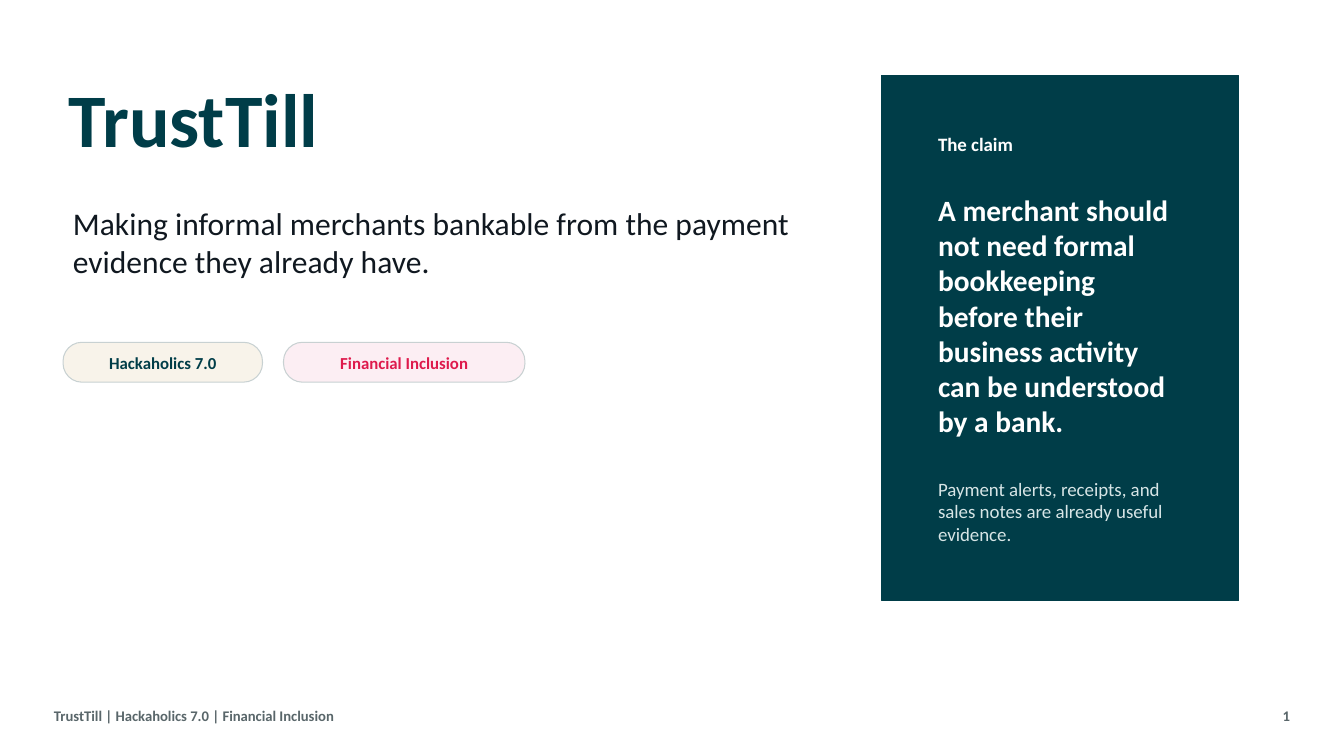
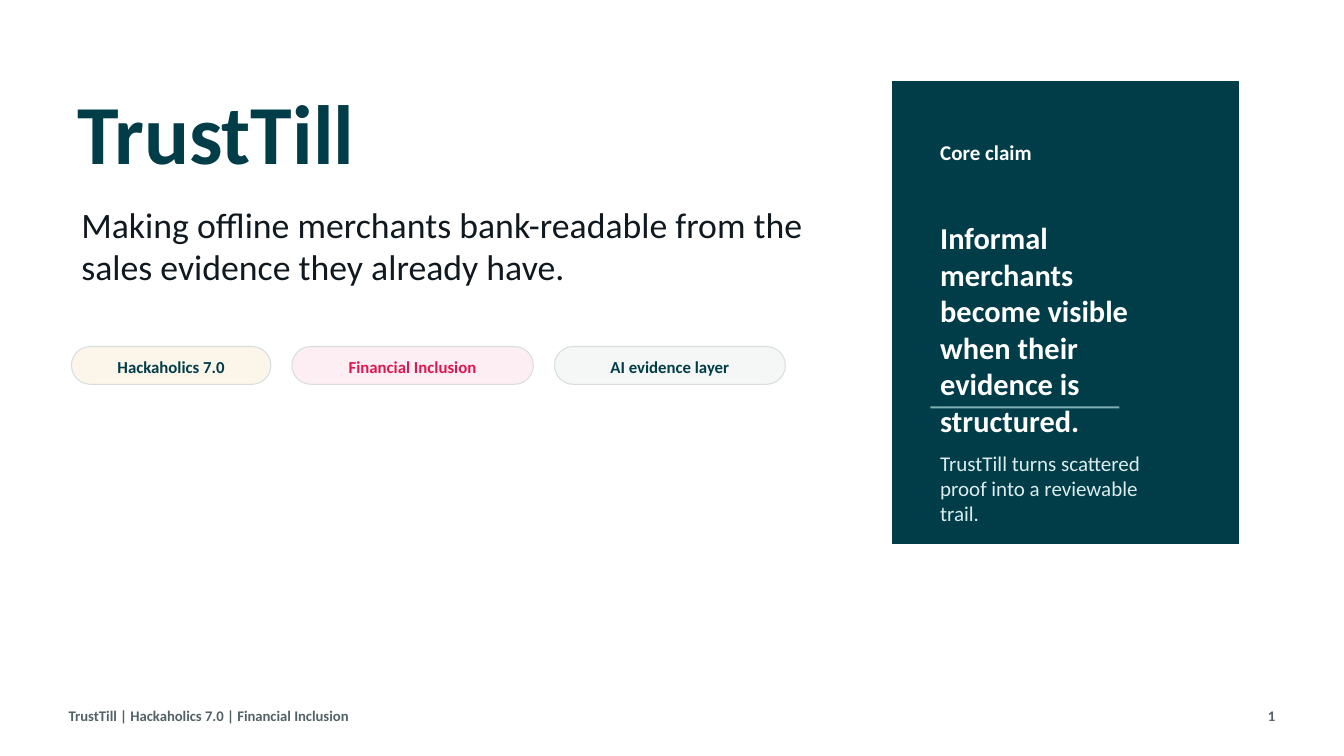
Before and after one commit to olusolaa/trusttill-hackaholics, a slide deck: slide 1 of docs/trusttill_pitch_deck.pptx. Drawn at 1344x756 pixels with LibreOffice and Linux fonts; fonts in the diff are those of the drawing. Boxes give left, top, right and bottom in pixels: in the first picture for what was removed or moved away, otherwise in the second. Text is boxed around its words. In the diff, an @@ line names an element or a change of style, - is before the commit and + after.

Commit message:
Redesign TrustTill pitch deck

```diff
--- a/docs/trusttill_pitch_deck.pptx
+++ b/docs/trusttill_pitch_deck.pptx
@@ text "TrustTill": place and size @@
-text "TrustTill" at [69,94,318,148]
+text "TrustTill" at [77,105,354,165]
@@ text "TrustTill" at [77,105,354,165]: size 54 to 60 pt @@
@@ rectangle: place and size @@
-rectangle at [882,76,1239,601]
+rectangle at [892,82,1239,543]
@@ text at [940,145,1031,160]: text changed; size 13.5 to 15 pt @@
-The claim
+Core claim
@@ text removed at [938,200,1168,437] @@
-A merchant should not need formal bookkeeping before their business activity can be understood by a bank.
@@ text at [81,213,803,286]: text changed; size 22.5 to 25.5 pt @@
-Making informal merchants bankable from the payment evidence they already have.
+Making offline merchants bank-readable from the sales evidence they already have.
@@ text at [940,227,1128,433]: text changed; size 13.5 to 21.8 pt; text colour #D7E5E6 to #FFFFFF; bold on @@
-Payment alerts, receipts, and sales notes are already useful evidence.
+Informal merchants become visible when their evidence is structured.
@@ rounded rectangle "Hackaholics 7.0": place and size @@
-rounded rectangle "Hackaholics 7.0" at [63,343,262,383]
+rounded rectangle "Hackaholics 7.0" at [72,347,271,385]
@@ rounded rectangle "Hackaholics 7.0" at [72,347,271,385]: fill #F8F3EA to #FBF5EA; outline #C8D1D2 0.75 pt to #D8DEDF 0.75 pt; proportions changed @@
@@ rounded rectangle "Financial Inclusion": place and size @@
-rounded rectangle "Financial Inclusion" at [283,343,525,383]
+rounded rectangle "Financial Inclusion" at [292,347,534,385]
@@ rounded rectangle "Financial Inclusion" at [292,347,534,385]: text colour #DE1A4C to #E4144F; outline #C8D1D2 0.75 pt to #D8DEDF 0.75 pt; proportions changed @@
@@ rounded rectangle added at [555,347,785,385], fill #F4F7F6, outline #D8DEDF 0.75 pt, 12 pt, text #003D48, bold @@
+AI evidence layer
@@ line added from (931, 407) to (1119, 407), #7FAFB3 1.5 pt @@
@@ text added at [940,456,1140,521], 15 pt, text #DCECED @@
+TrustTill turns scattered proof into a reviewable trail.
@@ text "TrustTill | Hackaholics 7.0 | ..." at [69,710,348,721]: text colour #59666A to #536267 @@
@@ text "TrustTill | Hackaholics 7.0 | ...": place and size @@
-text "TrustTill | Hackaholics 7.0 | ..." at [54,710,333,721]
+text "TrustTill | Hackaholics 7.0 | ..." at [69,710,348,721]
@@ text "1": place and size @@
-text "1" at [1283,711,1290,721]
+text "1" at [1268,711,1275,721]
@@ text "1" at [1268,711,1275,721]: text colour #59666A to #536267 @@
```
Also in this commit, not shown: 1 other slide changed, 5 slides added, 5 slides removed, 1 other file.
